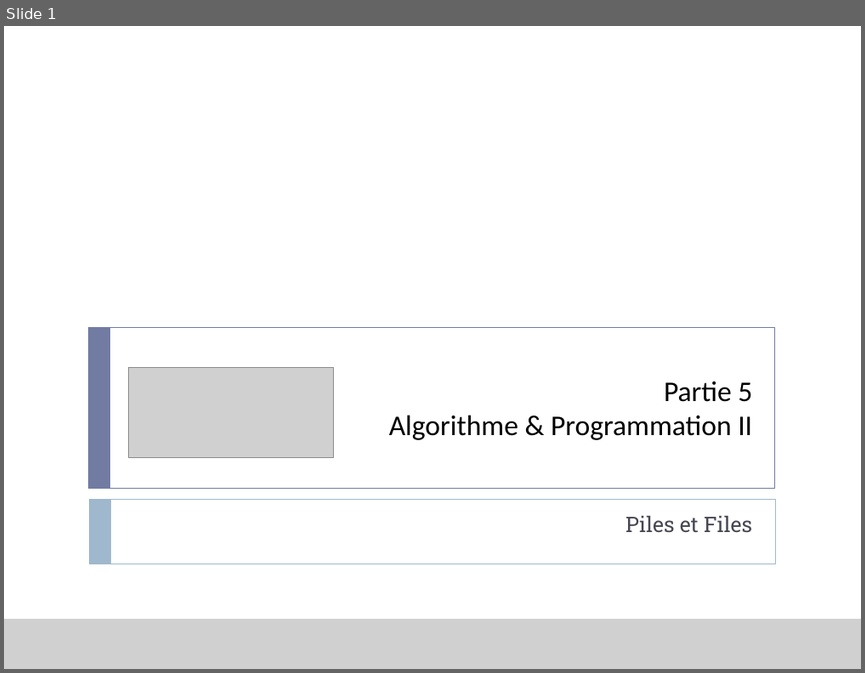
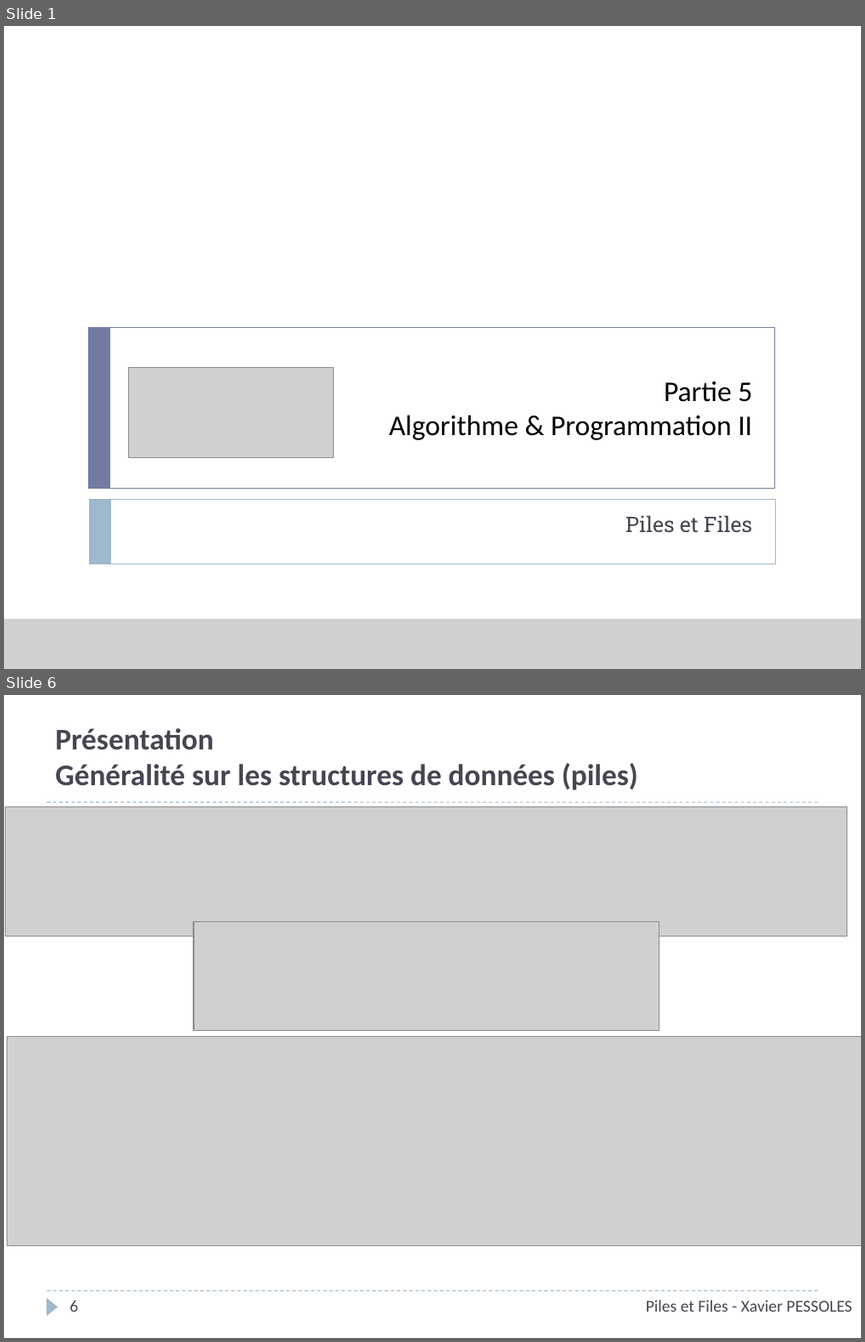
Before and after one commit to xpessoles/Informatique, a slide deck: P_05_AlgorithmiqueProgrammation/02_Piles/P_05_02_Piles_Cours_PPT.pptx. Shown one above the other, each under a label of ours: slide 1 before the commit, slides 1 and 6 after it; the slides between them are not shown. The pictures are 865x673 and 865x1342 pixels, drawn with LibreOffice and Linux fonts; fonts in the diff are those of the drawing; grey boxes stand for pictures; background and template pictures are left out. Boxes give left, top, right and bottom in pixels: in the first picture for what was removed or moved away, otherwise in the second. Text is boxed around its words. In the diff, an @@ line names an element or a change of style, - is before the commit and + after.

```diff
--- a/P_05_AlgorithmiqueProgrammation/02_Piles/P_05_02_Piles_Cours_PPT.pptx
+++ b/P_05_AlgorithmiqueProgrammation/02_Piles/P_05_02_Piles_Cours_PPT.pptx
@@ slide 6 added at bbox=[4, 695, 861, 1338], background #FFFFFF @@
@@ title added at bbox=[55, 728, 638, 790], 25.2 pt, text #464653, bold @@
+Présentation
+Généralité sur les structures de données (piles)
@@ picture added at bbox=[6, 807, 847, 936] @@
@@ line added from (46, 802) to (818, 802), #9FB8CD 0.75 pt dashed @@
@@ picture added at bbox=[194, 922, 658, 1031] @@
@@ picture added at bbox=[7, 1037, 861, 1246] @@
@@ line added from (46, 1291) to (818, 1291), #9FB8CD 0.75 pt dashed @@
@@ triangle added at bbox=[46, 1298, 58, 1315], fill #9FB8CD @@
@@ page number added at bbox=[69, 1299, 78, 1311], 14 pt, text #464653 @@
+6
@@ text added at bbox=[646, 1299, 851, 1311], 14 pt, text #464653 @@
+Piles et Files - Xavier PESSOLES
```
Also in this commit, not shown: 6 slides changed, 11 other slides added, 2 slides removed.
